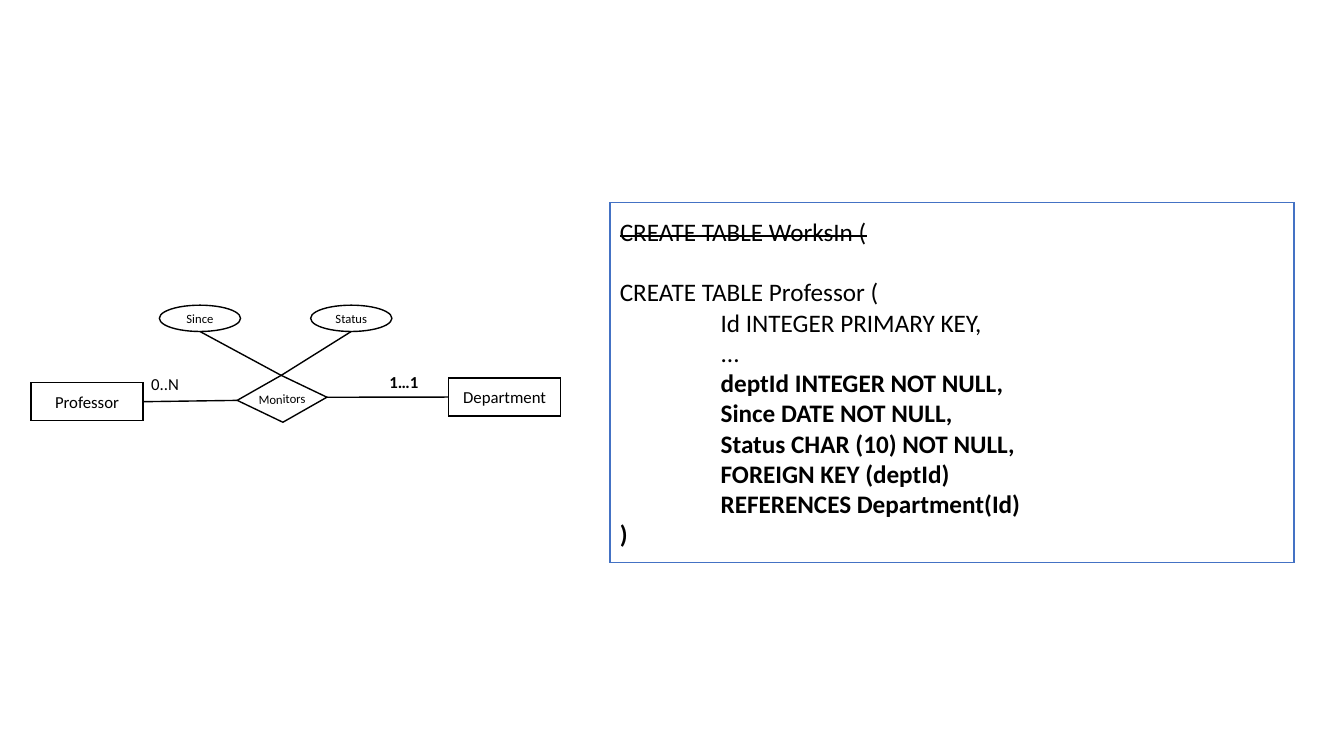
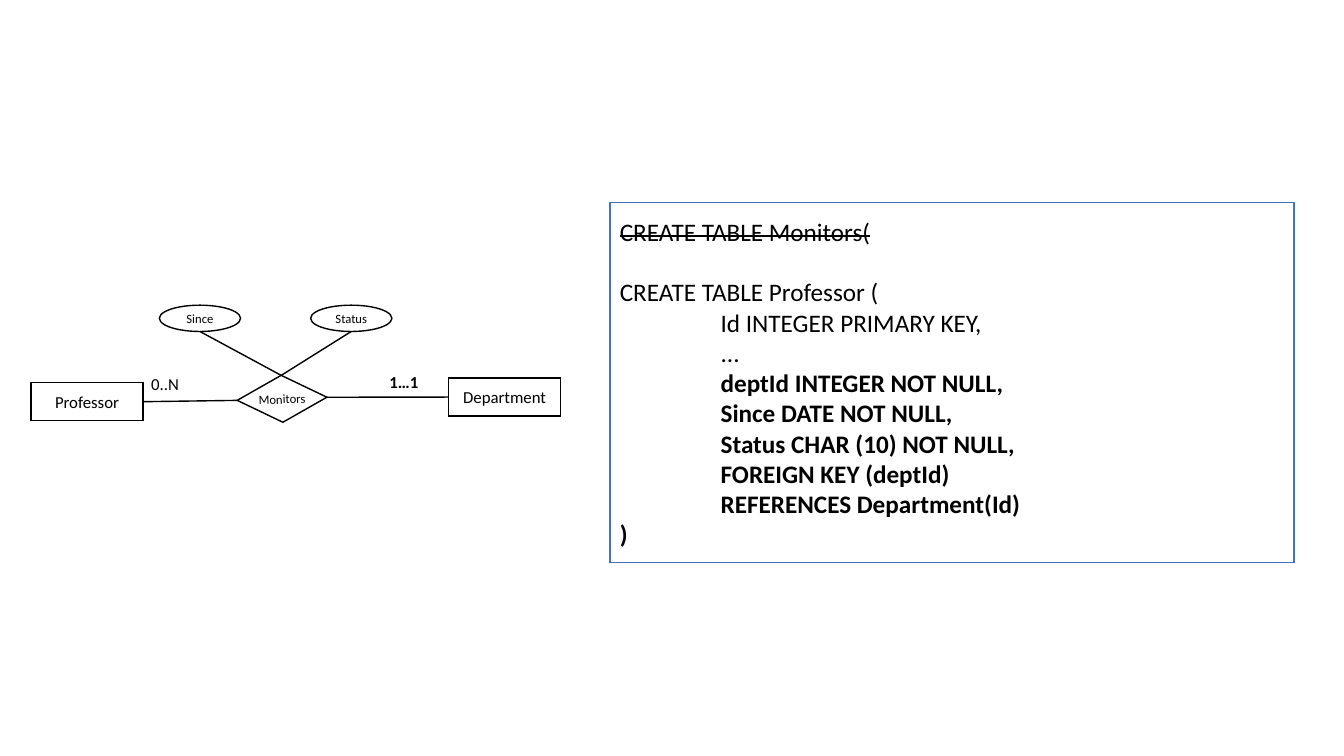
Before and after one commit to philipburleigh/db_halvfabrikata, a slide deck: slide 5 of er_diagram/er_diagram_template.pptx. Drawn at 1344x756 pixels with LibreOffice and Linux fonts; fonts in the diff are those of the drawing. Boxes give left, top, right and bottom in pixels: in the first picture for what was removed or moved away, otherwise in the second. Text is boxed around its words. In the diff, an @@ line names an element or a change of style, - is before the commit and + after.

Commit message:
small pptx updates

```diff
--- a/er_diagram/er_diagram_template.pptx
+++ b/er_diagram/er_diagram_template.pptx
@@ text in rectangle at box(620, 222, 870, 245): text changed @@
-CREATE TABLE WorksIn (
+CREATE TABLE Monitors(
```
Also in this commit, not shown: 3 other slides changed.
